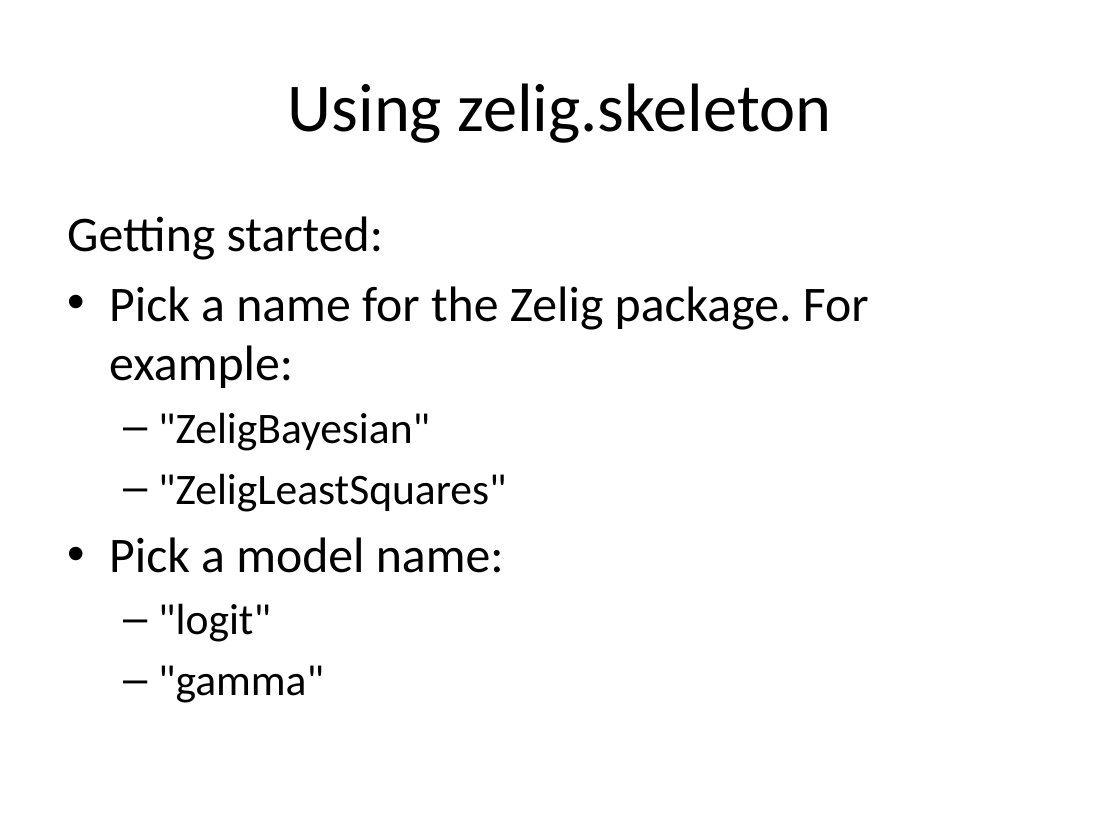
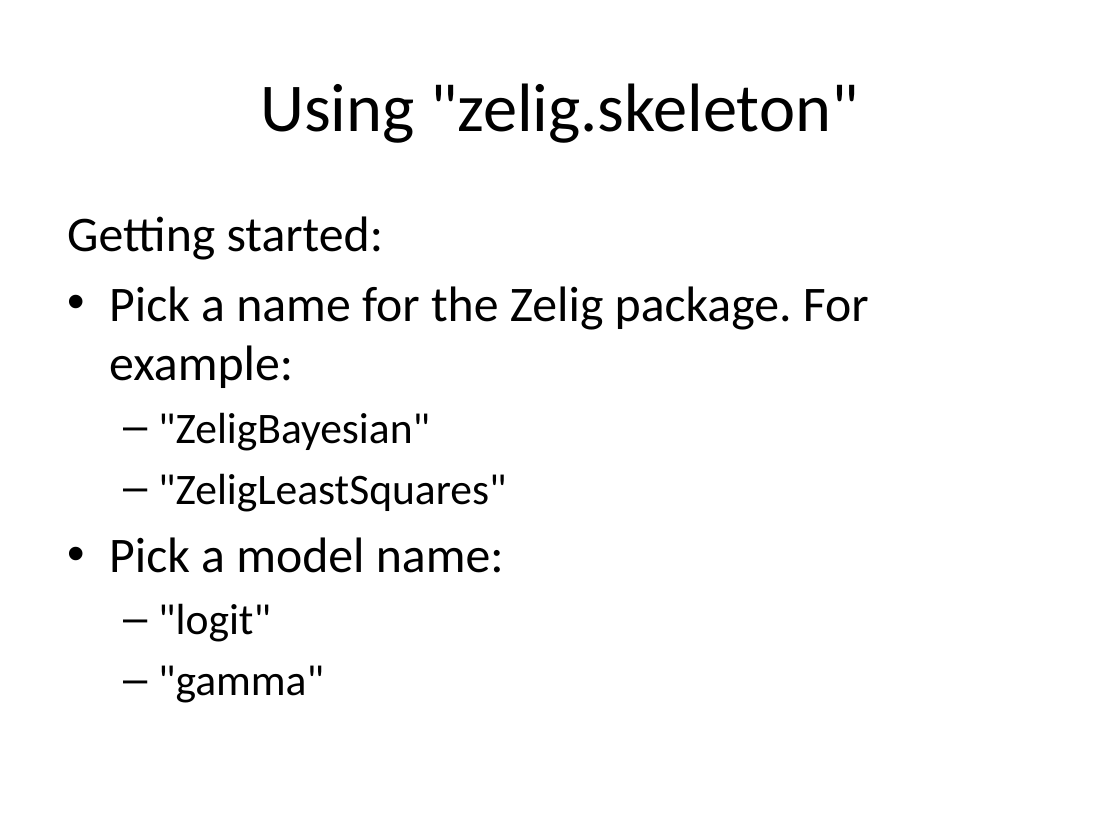
Before and after one commit to IQSS/Zelig4-Documentation, a slide deck: slide 23 of January-Class/Zelig_1_regressions.pptx (slide 16 before the commit). Drawn at 1120x840 pixels with LibreOffice and Linux fonts; fonts in the diff are those of the drawing. Boxes give left, top, right and bottom in pixels: in the first picture for what was removed or moved away, otherwise in the second. Text is boxed around its words. In the diff, an @@ line names an element or a change of style, - is before the commit and + after.

```diff
--- a/January-Class/Zelig_1_regressions.pptx
+++ b/January-Class/Zelig_1_regressions.pptx
@@ title at (260,83,858,143): text changed @@
-Using zelig.skeleton
+Using "zelig.skeleton"
```
Also in this commit, not shown: 1 other slide changed, 7 slides added.
